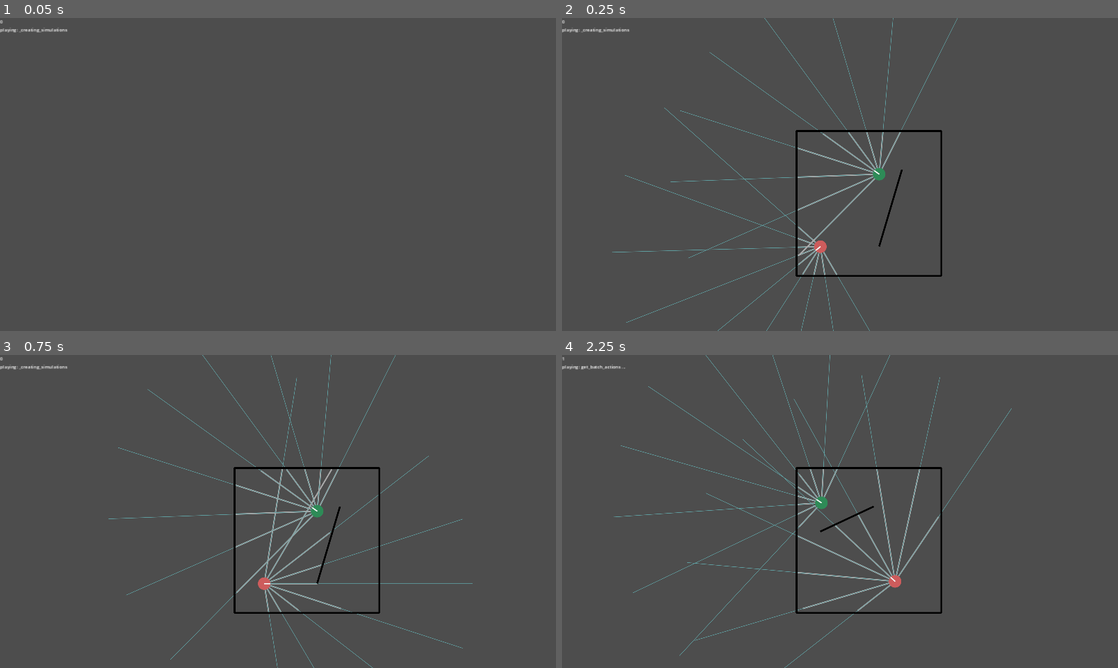
Above: before the commit, frames 1-4 (two rows, left to right).
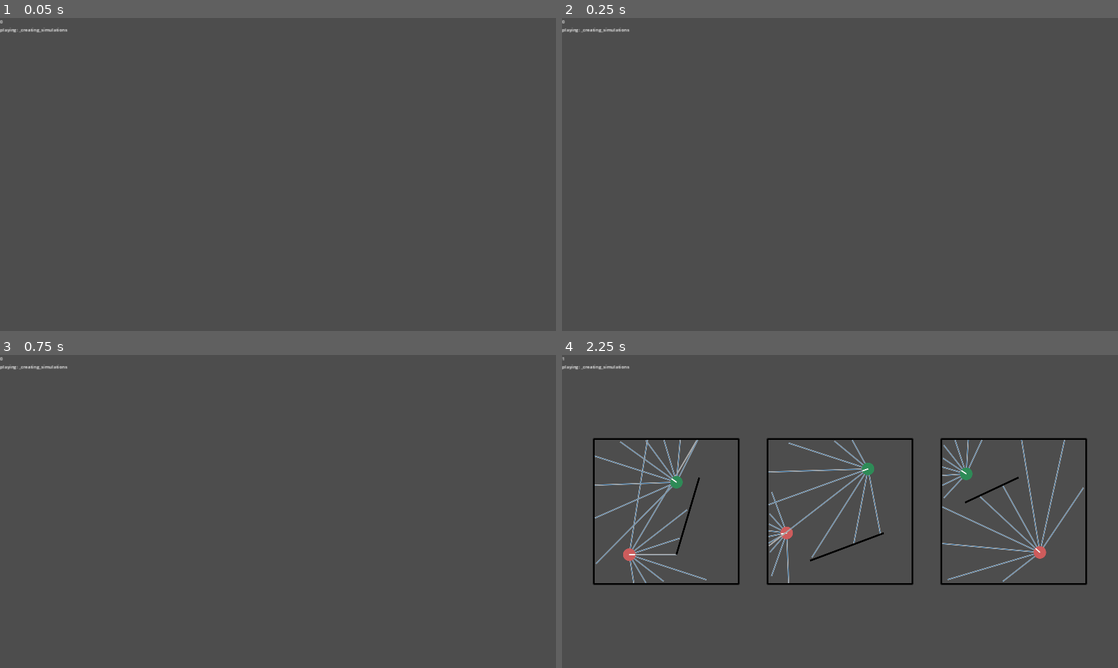
Above: after the commit, the same moments.

Repository: stokatyan/godot-ai
Game: Godot game, scene res://FindCoinGame/FCGEnv.tscn
Same seed, same stepped clock (60 frames per second), same inputs: the game is played once before the commit and once after it.
Inputs:
- Up to frame 1 (0.05 s): no input
- Up to frame 2 (0.25 s): no input
- Up to frame 3 (0.75 s): tap Enter at 0.5 s; hold D from 0.53 s (still down); hold Enter from 0.53 s (still down)
- Up to frame 4 (2.25 s): tap Space at 1.25 s; release D at 1.28 s; release Enter at 1.28 s; hold S 1.28-2.03 s; tap 2 at 1.35 s; tap Enter at 2 s; hold D from 2.03 s (still down); tap 3 at 2.1 s

Frame 1 is identical in both runs. In frame 2, 2.3% of the frame differs, in the area x 9-72%, y 0-100%; in frame 3, 2.6%; in frame 4, 7.5%, in the area x 3-95%, y 0-100%.
Error before the commit: Cannot call method 'poll' on a null value. (res://AI/AIServerTCP.gd:40)

Commit message:
increase num of simulations drawn

Diff:
--- a/godot-ai-client/AI/AIBaseEnvironment.gd
+++ b/godot-ai-client/AI/AIBaseEnvironment.gd
@@ -9,6 +9,9 @@
 	_ai_runner.env_delegate = self
 	add_child(_ai_runner)
 	_ai_runner.setup_simulations()
+
+func get_number_of_simulations_to_display() -> int:
+	return 1
 
 func new_simulation() -> BaseSimulation:
 	assert(false, "new_simulation not implemented")
--- a/godot-ai-client/AI/AIRunner.gd
+++ b/godot-ai-client/AI/AIRunner.gd
@@ -26,7 +26,9 @@
 # Called when the node enters the scene tree for the first time.
 func setup_simulations():
 	_initial_simulations = await _create_simulations()
-	env_delegate.display_simulation(_initial_simulations[0])
+
+	for i in range(0, env_delegate.get_number_of_simulations_to_display()):
+		env_delegate.display_simulation(_initial_simulations[i])
 
 func _input(event):
 	var key_input = event as InputEventKey
@@ -108,7 +110,9 @@
 		result = await _ai_tcp.load_agent(agent_name)
 
 func _get_batch_from_playing_round(simulations: Array[BaseSimulation], deterministic_map: Dictionary) -> Array[Replay]:
-	env_delegate.display_simulation(simulations[0])
+	for i in range(0, env_delegate.get_number_of_simulations_to_display()):
+		env_delegate.display_simulation(simulations[i])
+
 	var batch_replay: Array[Replay] = []
 	var done_indecis = {}
 	var replay_history = {}
@@ -183,7 +187,8 @@
 					done_indecis[simulation_index] = true
 					continue
 
-		env_delegate.display_simulation(simulations[0])
+		for i in range(0, env_delegate.get_number_of_simulations_to_display()):
+			env_delegate.display_simulation(simulations[i])
 
 	batch_replay = _get_batch_replays_from_replay_map(replay_history)
 
--- a/godot-ai-client/FindCoinGame/FCGEnv.gd
+++ b/godot-ai-client/FindCoinGame/FCGEnv.gd
@@ -1,15 +1,18 @@
 extends AIBaseEnvironment
 
-var sim_to_display: FCGSimulation
+var _sims_to_display: Array[FCGSimulation] = []
 var _example_sim: FCGSimulation = FCGSimulation.new()
+var _display_offsets: Array[Vector2] = [Vector2(-600, 0), Vector2(0, 0), Vector2(600, 0)]
 
 @export var epoch_label: Label
 @export var state_label: Label
 
 func _draw():
-	if !sim_to_display:
+	if _sims_to_display.is_empty():
 		return
-	_draw_simulation(sim_to_display, Vector2(100, 100))
+	for index in range(0, _sims_to_display.size()):
+		var sim = _sims_to_display[index]
+		_draw_simulation(sim, _display_offsets[index])
 
 func _input(event):
 	var keyboard_event = event as InputEventKey
@@ -41,29 +44,33 @@
 	if apply_move and !_ai_runner._initial_simulations.is_empty():
 		var action: Array[float] = [move_vector.x, move_vector.y]
 
-		_ai_runner._initial_simulations[0].apply_action(agent_index, action, display_simulation)
+		_ai_runner._initial_simulations[0].apply_action(agent_index, action, null)
 		await get_tree().physics_frame
 		await get_tree().physics_frame
 		if _ai_runner._initial_simulations[0].is_game_complete(0):
 			await get_tree().create_timer(0.5).timeout
 			await _ai_runner._initial_simulations[0].new_game(get_tree().physics_frame)
-			display_simulation(_ai_runner._initial_simulations[0])
+		await get_tree().physics_frame
+		await get_tree().physics_frame
+		queue_redraw()
 
 func display_simulation(s: BaseSimulation):
 	await get_tree().physics_frame
 	await get_tree().physics_frame
 
-	sim_to_display = s
+	_sims_to_display.append(s)
+	while _sims_to_display.size() > _display_offsets.size():
+		_sims_to_display.pop_front()
 	queue_redraw()
 
 func new_simulation() -> BaseSimulation:
 	return FCGSimulation.new() as FCGSimulation
 
 func get_simulation_count() -> int:
-	return 1
+	return 60
 
 func get_steps_in_round() -> int:
-	return 20
+	return 50
 
 func get_state_dim(_agent_name: String) -> int:
 	if _agent_name == _example_sim.get_agent_names()[0]:
@@ -102,6 +109,7 @@
 			var a = vision_angles[i]
 			var wall_depth = game_state[i + 1] # first item is rotation
 			var target_depth = game_state[i + 1 + vision_angles.size()] # first item is rotation
+			target_depth = min(wall_depth, target_depth)
 			var direction = Vector2.from_angle(a)
 			draw_line(
 				agent._position + direction * agent._radius + offset,
@@ -113,7 +121,7 @@
 			draw_line(
 				agent._position + direction * agent._radius + offset,
 				agent._position + direction * target_depth * agent.max_vision_distance + direction * agent._radius + offset,
-				Color.CADET_BLUE,
+				Color.STEEL_BLUE,
 				0.75,
 				true
 			)
@@ -155,3 +163,6 @@
 
 func get_agent_names() -> Array[String]:
 	return _example_sim.get_agent_names()
+
+func get_number_of_simulations_to_display() -> int:
+	return min(3, get_simulation_count())
